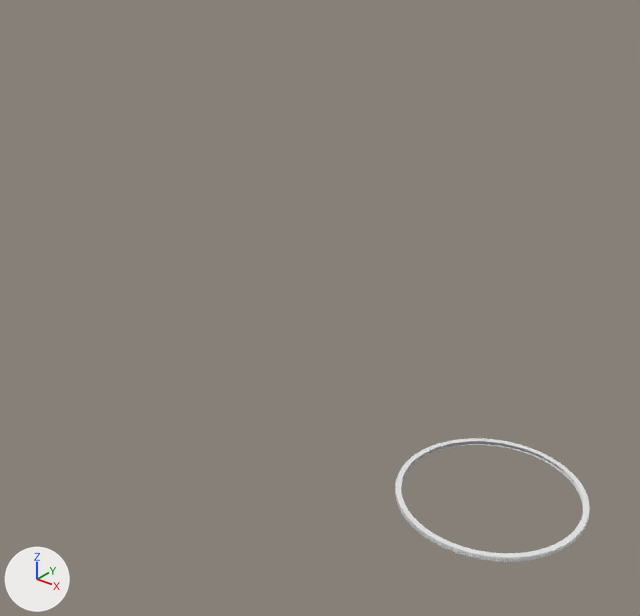
The Blender file robot-parts/robot-parts.blend, before and after one commit.
One viewpoint serves both versions: a 50 mm lens placed at (66.8, -141.3, 117.4), pointed at (-36.1, -12.7, 37.6). The lights are fixed; the arrows at lower left show +X, +Y and +Z.

In view in the first picture: 'Gear'.
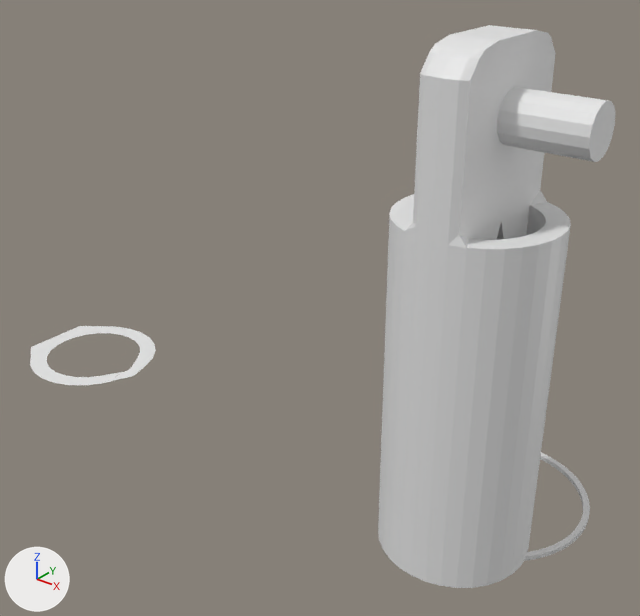
The newer file is also turned or shifted as a whole; pictures and numbers use the older file's frame.

The change in detail:
Mesh me_4wayelbowpyramid_001 is new.
It has 48 vertices, 47 faces and spans x -43.8..-13.6, y -28.6..0.7, z 15.4.
Mesh me_circle is new.
It has 272 vertices, 273 faces and spans x -1.36..1.36, y -1.36..1.36, z 0.0..8.87.
Mesh me_cylinder is new.
It is a 16-sided cylinder along z spanning x -1.0..1.0, y -1.0..1.0, z -1.0..1.0.
Object '4WayElbowPyramid.001' (ob_4wayelbowpyramid_001) is new; it shows me_4wayelbowpyramid_001.
Its location is (-62.8, -15.6, -0.5).
Object 'joint-m' (ob_joint_m) is new; it shows me_circle.
Its location is (0.1, -15.6, -0.5).
Its scale is (10.9, 10.9, 10.9).
Object 'elbow-hole' (ob_elbow_hole) is new; it shows me_cylinder.
Its location is (10.0, -15.6, 84.0).
Its rotation in degrees is (0, 90, 0).
Its scale is (4.5, 4.5, 9.11).

Changed parts and their boxes [x1, y1, x2, y2] in the pictures (640 x 616 px):
'joint-m', added: after [378, 25, 571, 588]
'elbow-hole', added: after [497, 87, 615, 162]
'4WayElbowPyramid.001', added: after [30, 326, 156, 385]
'Gear', unchanged, covered by the edit: before [395, 438, 590, 562]; after [524, 452, 590, 561]
